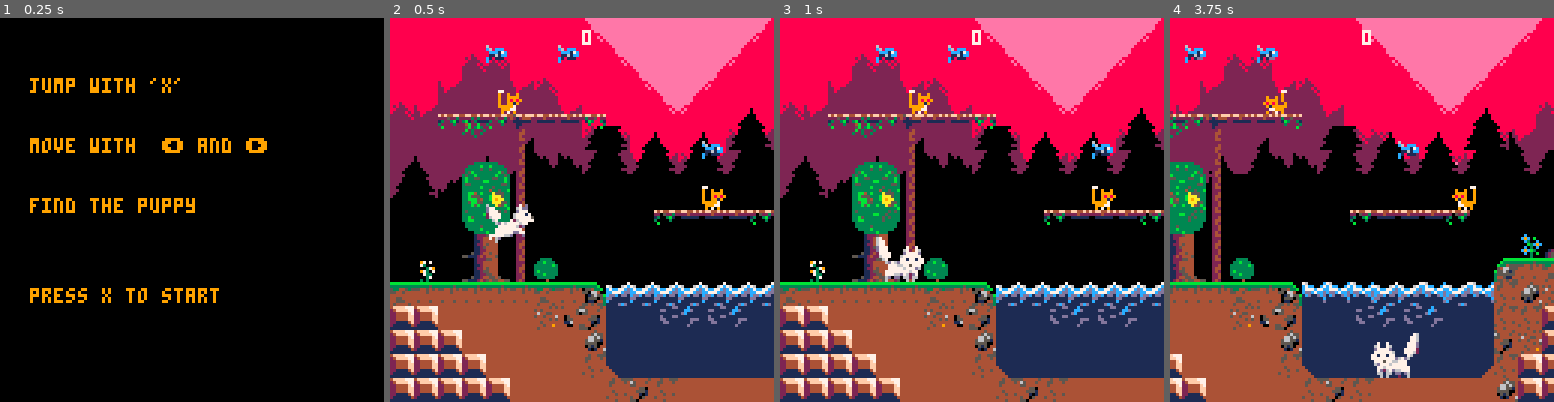
Above: before the commit, frames 1-4 (left to right).
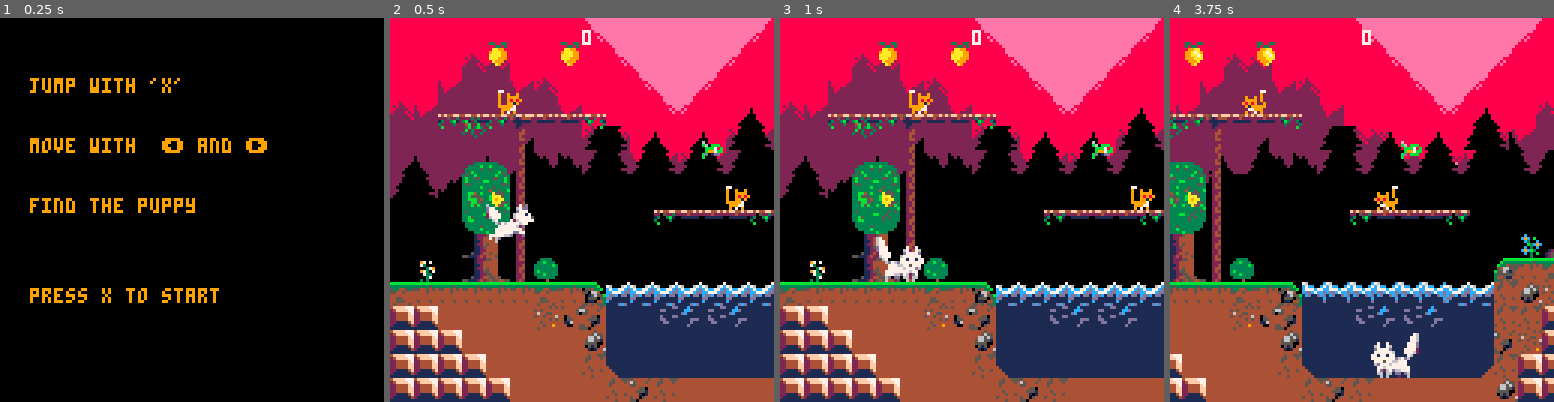
Above: after the commit, the same moments.

Repository: szabadkai/superWolfBrothers
Game: PICO-8 cartridge roka.p8
The game is run twice, just before and just after one commit, with the same random seed, the same clock (stepped at 60 frames per second) and the same inputs.
Inputs:
- Up to frame 1 (0.25 s): no input
- Up to frame 2 (0.5 s): tap X (X key) at 0.33 s
- Up to frame 3 (1 s): tap O (Z key) at 0.7 s
- Up to frame 4 (3.75 s): tap X (X key) at 1.07, 1.85, 2.97 s; hold Right 1.6-2.1 s; tap O (Z key) every 0.4 s from 1.7 to 3.7 s; hold Up 2.15-2.42 s; hold Right 2.47-3.03 s; hold Left 3.08-3.58 s; hold Down from 3.63 s (still down)

Frame 1 is identical in both runs. In frame 2, 1.0% of the frame differs, in the area x 25-94%, y 6-50%; in frame 3, 1.0%; in frame 4, 2.1%, in the area x 3-85%, y 6-75%.

Commit message:
LSZ Add new music for second level

Diff:
--- a/roka.p8
+++ b/roka.p8
@@ -1,11 +1,11 @@
 pico-8 cartridge // http://www.pico-8.com
 version 16
 __lua__
- snd=
+snd=
 {
 	jump=24,
 	pickup=23,
-	death=25
+	death=22
 }
 
 --music tracks
@@ -17,6 +17,7 @@
 waiting = false
 water={}
 pickups ={}
+coins = 0
 
 backdrop={
 	{0	,102*8},
@@ -41,10 +42,6 @@
 		flip()
 	end
 	waiting = true
-
-	cls(0)
-	print("you are dead", 30, 40)
-	print("press 'c' to restart", 30, 60)
 end
 
 function trigger_win()
@@ -60,7 +57,7 @@
 	else
 		cls(0)
 		print("you won", 30, 40)
-		print("score: "..p1.coins, 30, 60)
+		print("score: "..coins, 30, 60)
 
 		print("press 'c' to restart", 30, 100)
 		waiting=true
@@ -124,7 +121,7 @@
 function collide_pickups(self)
 		for k,p in pairs(pickups) do
 			if intersects_box_box(self.x-self.w/2,self.y-self.h/2,self.w,self.h,p.x-4,p.y-4,8,8) and not p.dead then
-				p1.coins +=1
+				coins +=1
 				sfx(snd.pickup, 1)
 				p.dead=true
 			end
@@ -145,7 +142,7 @@
 		e.x,e.y,e.w,e.h ) then
 			if self.dy > 0 and not e.dieing then
 				e:die()
-				sfx(22,1)
+				sfx(snd.death,1)
 				p1.dy= -2
 				p1.djump_spent=false
 			else
@@ -409,7 +406,6 @@
 		dcc=0.75,--decceleration
 		air_dcc=.98,--air decceleration
 		grav=0.15,
-		coins = 0,
 		--helper for more complex
 		--button press tracking.
 		--todo: generalize button index.
@@ -658,8 +654,8 @@
 		draw=function(self)
 			if self.x<8 then
 				self.x = 8
-			elseif self.x>2032 then
-				self.x=2032
+			elseif self.x>1018 then
+				self.x=1018
 			end
 			-- if self.y>128 then
 			-- 	dead=true
@@ -768,15 +764,14 @@
 	enemies = {}
 
 	p1=m_player(40,50 + level*128)
-
-
 	p1:set_anim("walk")
 	cam=m_cam(p1)
+	if(level == 1)	music(24)
 end
 
 
 function move_actors()
-	for x=p1.x/8-5, p1.x/8+5 do
+	for x=p1.x/8-8, p1.x/8+8 do
 		for y=level*16, (level+1)*16 do
 			local tile=mget(x,y)
 			if fget(tile, 7) then
@@ -802,8 +797,6 @@
 		end
 	end
 end
---p8 functions
---------------------------------
 
 function _init()
 	reset()
@@ -816,7 +809,9 @@
 		run()
 	elseif( dead or win )and btn(4) then
 		run()
-	elseif waiting then
+	end
+
+	if waiting then
 		return
 	else
 		p1:update()
@@ -866,25 +861,29 @@
 		reset()
 	elseif win then
 		trigger_win()
-		return
+	elseif dead  and not waiting then
+		trigger_death()
 	elseif waiting then
-		return
-	elseif dead then
-		trigger_death()
+		if dead then
+			cls(0)
+			pal()
+			print("you are dead", 30, 40)
+			print("press 'c' to restart", 30, 60)
+		end
 	else
-		progress=1
+
 		--clear the screen with black
 		cls(0)
 		-- set the sky color: pink
 		rectfill(0,0, 128, 60, 14)
 		--draw mountains bg
-		juggle(24,51,0, 6,progress*.1)
+		juggle(24,51,0, 6,.1)
 		-- --draw midleground
-		juggle(0,57, 10,7,progress*.2)
+		juggle(0,57, 10,7,.2)
 		--draw trees
 		palt(15, true)
 		palt(0, false)
-		juggle(0,51, 20, 6,progress*.5)
+		juggle(0,51, 20, 6,.5)
 		palt()
 
 		-- hide background when in cave
@@ -910,7 +909,7 @@
 		end
 		--hud
 		camera(0,0)
-		print(p1.coins ,64,4,7,0,0)
+		print(coins ,64,4,7,0,0)
 	end
 end
 __gfx__
@@ -1046,15 +1045,15 @@
 0000000000000000000000000000000000000000000000000000000000000000000000000000000000000000000000000000000000000000000000000000000000000000000000000000000000000000000000000000000000000000000000000000000000000000000000000000000000000000000000000000000000000000
 __map__
 00000000000000000000000000000000000000000000000000000000000000000000000000007060726160710000000000000000000000000000000000000000000000000000000000000000000000000000000000000000000000000000000000000000005050504d0000000000000000000000000000000000000000000000
-000000000b00000b000000000000000000000000000000000000000000000000000000000d007260616061720000000000000000000000000000000000000000000000000000000000000000000000000000000000000000000000000000000000000000005050504d0000000000000000000000000000000000000000000000
-00000000000000000000000000000000000000000000000000000000000000000000000000006072607260610000000000000000000000000000000000000000000000000000000000000000000000000000000000000000000000706060710000000000000050504d0000006f0000000000000000000000000000000f001000
-00000000050000000000000000000000000000000000000070617271000000000000006a6565616061606172000000000000000067656564636600000b00000000000000000000000000000000000000000000000000000000000074607273000000000b000050504d001d007f7d001800000000000000000000000000000000
-00006462646a7979650000000000000000000000000000006172606100000000000000690000726072617260000b00000b000000000000000000000000000000000000000000000000000000000000000000000000000000000000707260710000000000000050504d5d5d5d5d5d5d5d5d5d7e00000000000000000018000000
-000000cf0069000000000000000b0000000000cf7072710061607261000000000500006900007472616061730000000000000000000000000000000000000500000000000000000000000000000000000000000000000000000000746072730000000005000050504d6d6e6e6d6d6e6c6e6e6c000000000000005d5d5d5d5d5d
+000000000d00000d000000000000000000000000000000000000000000000000000000000d007260616061720000000000000000000000000000000000000000000000000000000000000000000000000000000000000000000000000000000000000000005050504d0000000000000000000000000000000000000000000000
+00000000000000000000000000000000000000000000000000000000000000000000000000006072607260610000000000000000000000000000000000000000000000000000000000000000000000000000000000000000000000706060710000000000000050504d0000006f0000000000000000000000000000000f000f00
+00000000050000000000000000000000000000000000000070617271000000000000006a6565616061606172000000000000000067656564636600000f00000000000000000000000000000000000000000000000000000000000074607273000000000f000050504d001d007f7d001800000000000000000000000000000000
+00006462646a7979650000000000000000000000000000006172606100000000000000690000726072617260000f00000f000000000000000000000000000000000000000000000000000000000000000000000000000000000000707260710000000000000050504d5d5d5d5d5d5d5d5d5d7e00000000000000000018000000
+000000cf0069000000000000000f0000000000cf7072710061607261000000000500006900007472616061730000000000000000000000000000000000000500000000000000000000000000000000000000000000000000000000746072730000000005000050504d6d6e6e6d6d6e6c6e6e6c000000000000005d5d5d5d5d5d
 00000070716900000000000000000000000000006061600074726173000000797979797979000000595a0000000000050000000000000000006762657979796562000000000000000000000000000000000000000000000000000070726071006a657979796350506e00000000000000000000000000000000006e6d6d6e6d6c
-00000061726900000000000000050000000000007472730000495a00000000000000000000000000595a0063657964647979796566000000000000000000000000000000000b00000000000000000000000000000000000000000074747373006900000000005050000000000000000000000000000000000000000000000000
+00000061726900000000000000050000000000007472730000495a00000000000000000000000000595a0063657964647979796566000000000000000000000000000000000f00000000000000000000000000000000000000000074747373006900000000005050000000000000000000000000000000000000000000000000
 00000074736900000000006479797964000000000069000000595a00000000000000000000000000595a0000000000000000000000000000000000000000000000000000000000000000000000000000000000000000007071000000495a000069000b000b006264000000000000000000000000000000000000000000000000
-000000495a69000000000000ce000000000076780069770000595a000000000000000000000b0000495a0000000000000000000000000000000000000000000000656362647965640000000000000000706171000000007473000000595a000069000000000000000000006f0000000000006f00000000006f00000000000000
+000000495a69000000000000ce000000000076780069770000595a000000000000000000000f0000495a0000000000000000000000000000000000000000000000656362647965640000000000000000706171000000007473000000595a000069000000000000000000006f0000000000006f00000000006f00000000000000
 007500494a6977000000000000000000004243474753475400494a76000000000500000000000000595a0000000000000000000000000000000000000000000000000000000000000000000000000d0074727300000000495a000000495a0005690000000000000000004d7f7d0000007c7d7f7d00187c7d7f7c000000000000
 4743434343434743544b4b4b4b4b4b4b4b46514541415551474747540000007979797979797979797a5a000000000000000000000000000000000000706171000000000000000000657965630000000000690000000000494a000000595a6a796579796a796550504d4d4d4d5d5d5d5d5d5d5d5d5d5d5d5d4d4d4d4d4d4d4d4d
 5050414141414555526b6b5b5c5b5c6b6b4646505041414645465544000000000000000000000000595a79656a000000000000000000000000000d006160610000000000000000000000000000007577786900150076425343540000594a6900001b00690000505050504d4d4d4e5e4e5e4e5e4e4e5e4e4e4d4d4d4d4d4d4d4d
Not shown, changed: the music (__music__) section of roka.p8
Not shown, changed: the sound effects (__sfx__) section of roka.p8
